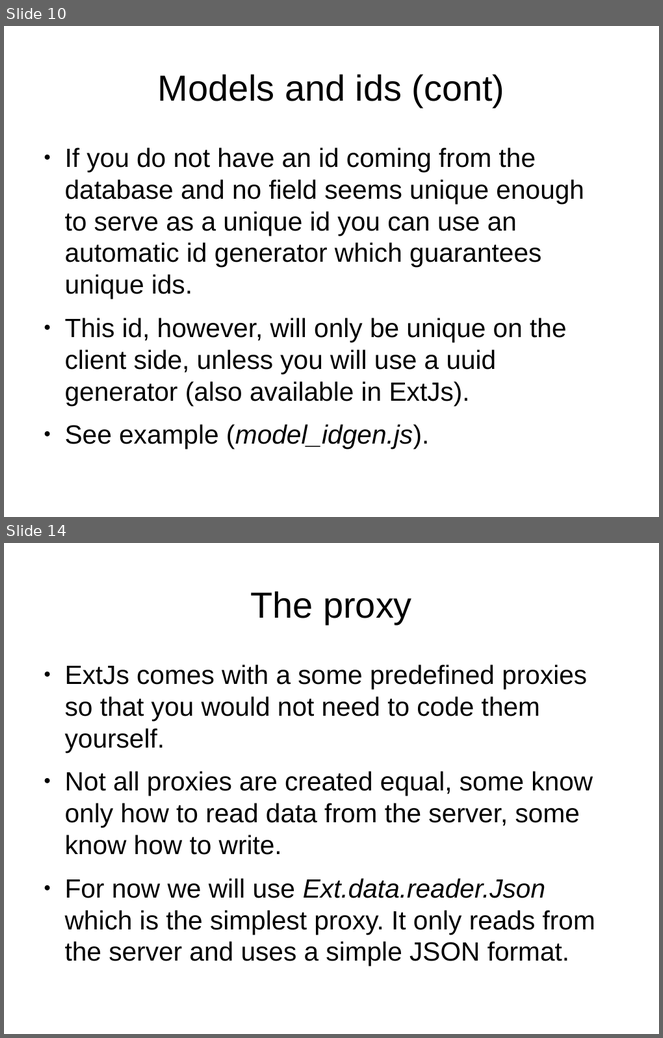
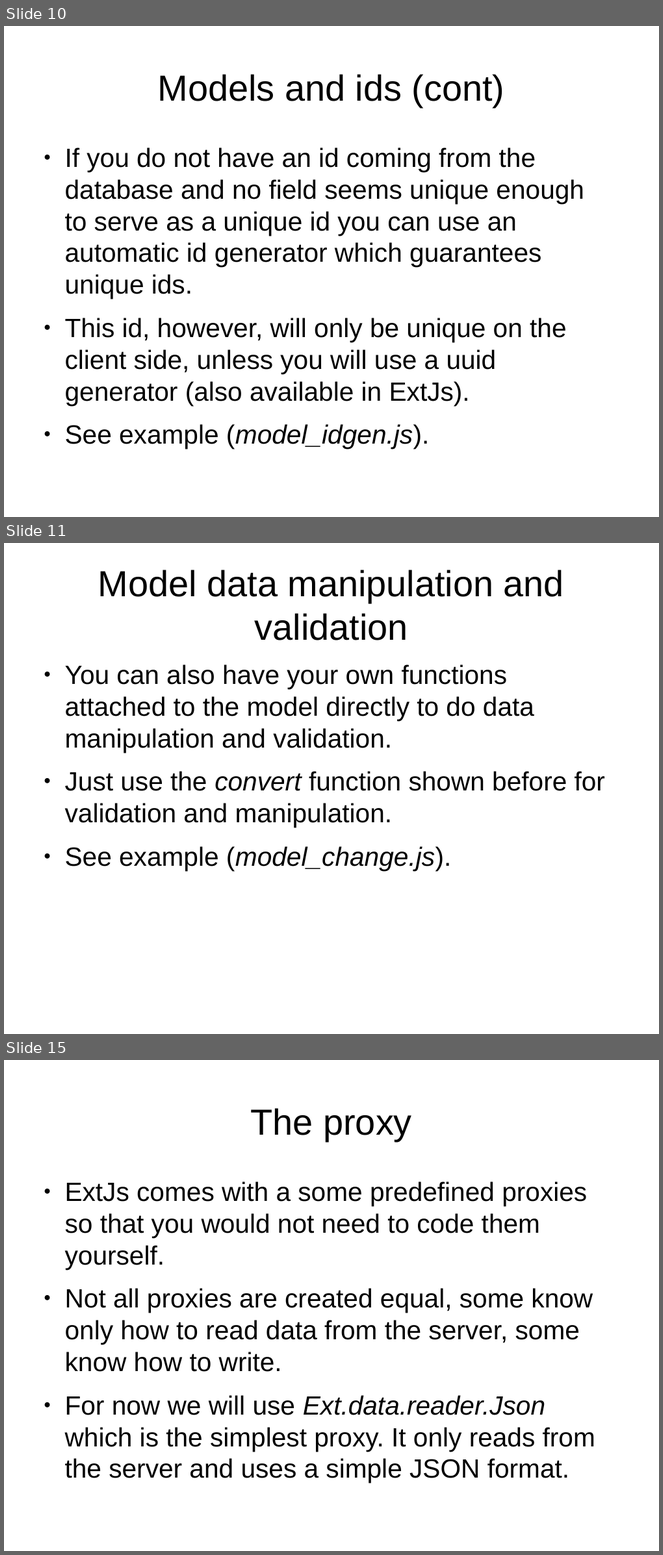
Before and after one commit to veltzer/demos, a slide deck: javascript/extjs/doc/extjs_data.odp. Shown one above the other, each under a label of ours: slides 10 and 14 before the commit, slides 10, 11 and 15 after it; the slides between them are not shown. The pictures are 663x1038 and 663x1555 pixels, drawn with LibreOffice and Linux fonts; fonts in the diff are those of the drawing. Boxes give left, top, right and bottom in pixels: in the first picture for what was removed or moved away, otherwise in the second. Text is boxed around its words. In the diff, an @@ line names an element or a change of style, - is before the commit and + after.

```diff
--- a/javascript/extjs/doc/extjs_data.odp
+++ b/javascript/extjs/doc/extjs_data.odp
@@ slide 11 added at [4, 543, 659, 1034], background #FFFFFF @@
@@ title added at [98, 570, 564, 641], 44 pt, text #000000 @@
+Model data manipulation and validation
@@ text added at [65, 665, 605, 871], 32 pt, text #000000 @@
+● You can also have your own functions attached to the model directly to do data manipulation and validation.
+● Just use the convert function shown before for validation and manipulation.
+● See example (model_change.js).
@@ what was slide 14 is now slide 15 @@
```
Also in this commit, not shown: 1 slide changed, 6 other slides added, 6 other files.
